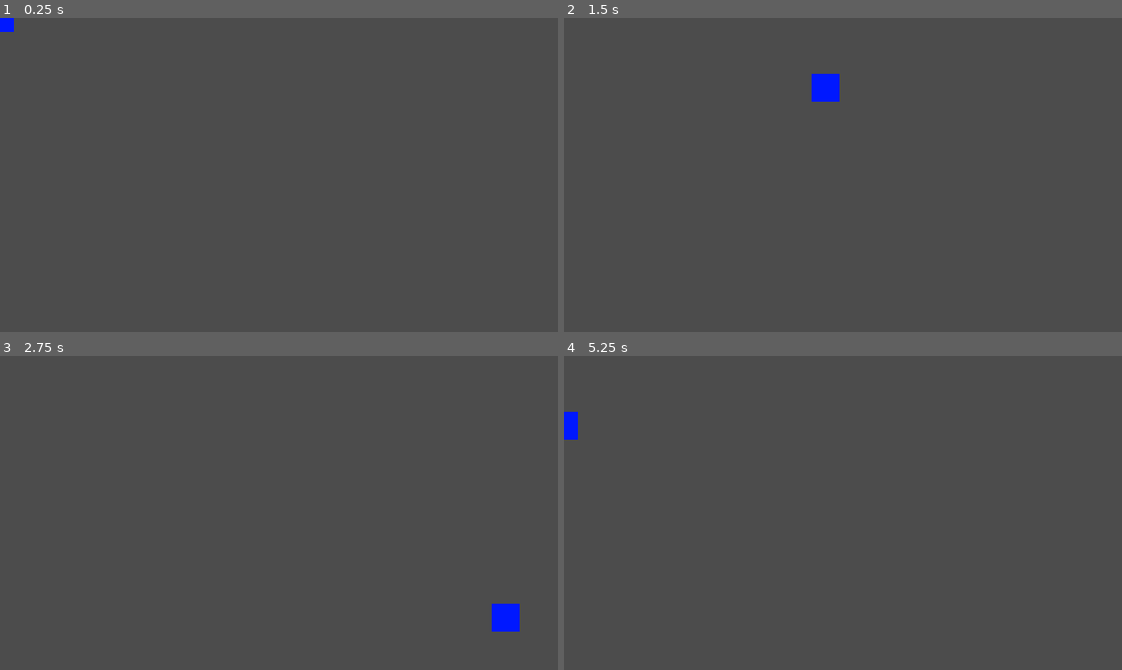
Above: before the commit, frames 1-4 (two rows, left to right).
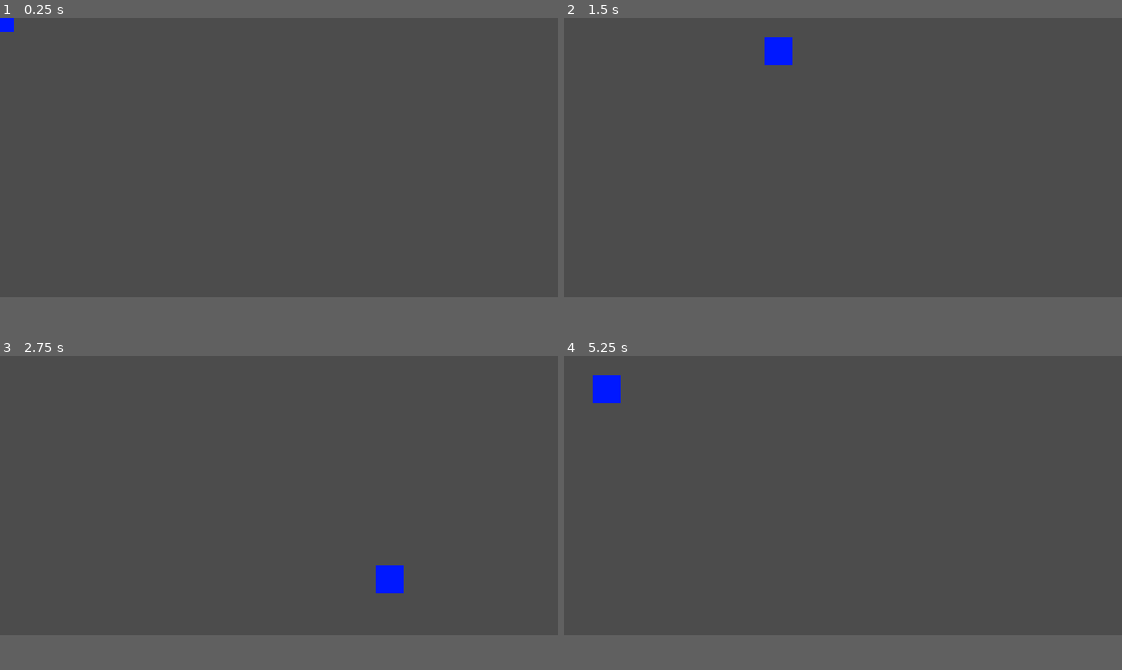
Above: after the commit, the same moments.

Repository: Beetron/2d-aussie-rpg
Game: Godot game, scene res://Player.tscn
The game is run twice, just before and just after one commit, with the same random seed, the same clock (stepped at 60 frames per second) and the same inputs. The project has no main scene, so this scene is started directly.
Inputs:
- Up to frame 1 (0.25 s): no input
- Up to frame 2 (1.5 s): tap Enter at 0.5 s; hold Right (ui_right) 0.53-1.28 s; hold Down (ui_down) from 1.28 s (still down)
- Up to frame 3 (2.75 s): release Down (ui_down) at 2.03 s; hold Right (ui_right) from 2.03 s (still down)
- Up to frame 4 (5.25 s): release Right (ui_right) at 2.78 s; hold Up (ui_up) 2.78-3.53 s; hold Left (ui_left) 3.53-5.03 s; hold Down (ui_down) from 5.03 s (still down)
The window is 640x360 before the commit and 640x320 after it. Grey fills any space a smaller window leaves; there, only what the larger window draws over its background counts as a difference.

The runs differ from the first frame. In frame 1, only the window size differs. In frame 2, 0.9% of the frame differs, in the area x 35-50%, y 6-27%; in frame 3, 0.9%; in frame 4, 0.7%.

Commit message:
Updated player physics to be more meaty.

Diff:
--- a/Player.gd
+++ b/Player.gd
@@ -1,29 +1,49 @@
 extends Area2D
 
-export var speed = 400 # How fast the player will move (pixels/sec)
+
+export var maxSpeed = 300
+export var accelerationMagnitude = 2500
+export var stopFriction = 0.85
+export var friction = 0.95
+
 var screen_size # Size of the game window.
+var velocity = Vector2(0,0)
+
 
 # Called when the node enters the scene tree for the first time.
 func _ready():
 	screen_size = get_viewport_rect().size
 	return
 
+func _process(delta):
+	#var velocity = Vector2() # The player's movement vector.
+	var acceleration = Vector2()
+	if Input.is_action_pressed("ui_right"):
+		acceleration.x += 1
+	if Input.is_action_pressed("ui_left"):
+		acceleration.x -= 1
+	if Input.is_action_pressed("ui_down"):
+		acceleration.y += 1
+	if Input.is_action_pressed("ui_up"):
+		acceleration.y -= 1
+	if !(Input.is_action_pressed("ui_left") or
+		   Input.is_action_pressed("ui_right") or
+		   Input.is_action_pressed("ui_down") or
+		   Input.is_action_pressed("ui_up")):
+		velocity = velocity * stopFriction #Apply extra friction to slow to a stop with no actions
 
+	if acceleration.length() > 0:
+		acceleration = acceleration.normalized() * accelerationMagnitude
 
-func _process(delta):
-	var velocity = Vector2() # The player's movement vector.
-	if Input.is_action_pressed("ui_right"):
-		velocity.x += 1
-	if Input.is_action_pressed("ui_left"):
-		velocity.x -= 1
-	if Input.is_action_pressed("ui_down"):
-		velocity.y += 1
-	if Input.is_action_pressed("ui_up"):
-		velocity.y -= 1
+	velocity += acceleration * delta #Apply acceleration
+	velocity = velocity * friction #Apply friction
+
+	#Avoid diagionals being faster
 	if velocity.length() > 0:
-		velocity = velocity.normalized() * speed
+		velocity = velocity.normalized() * clamp(velocity.length(), -maxSpeed, maxSpeed)
 
 	position += velocity * delta
 	position.x = clamp(position.x, 0, screen_size.x)
 	position.y = clamp(position.y, 0, screen_size.y)
+
 	return
--- a/project.godot
+++ b/project.godot
@@ -21,7 +21,7 @@
 [display]
 
 window/size/width=640
-window/size/height=360
+window/size/height=320
 window/stretch/mode="2d"
 window/stretch/aspect="keep"
 
